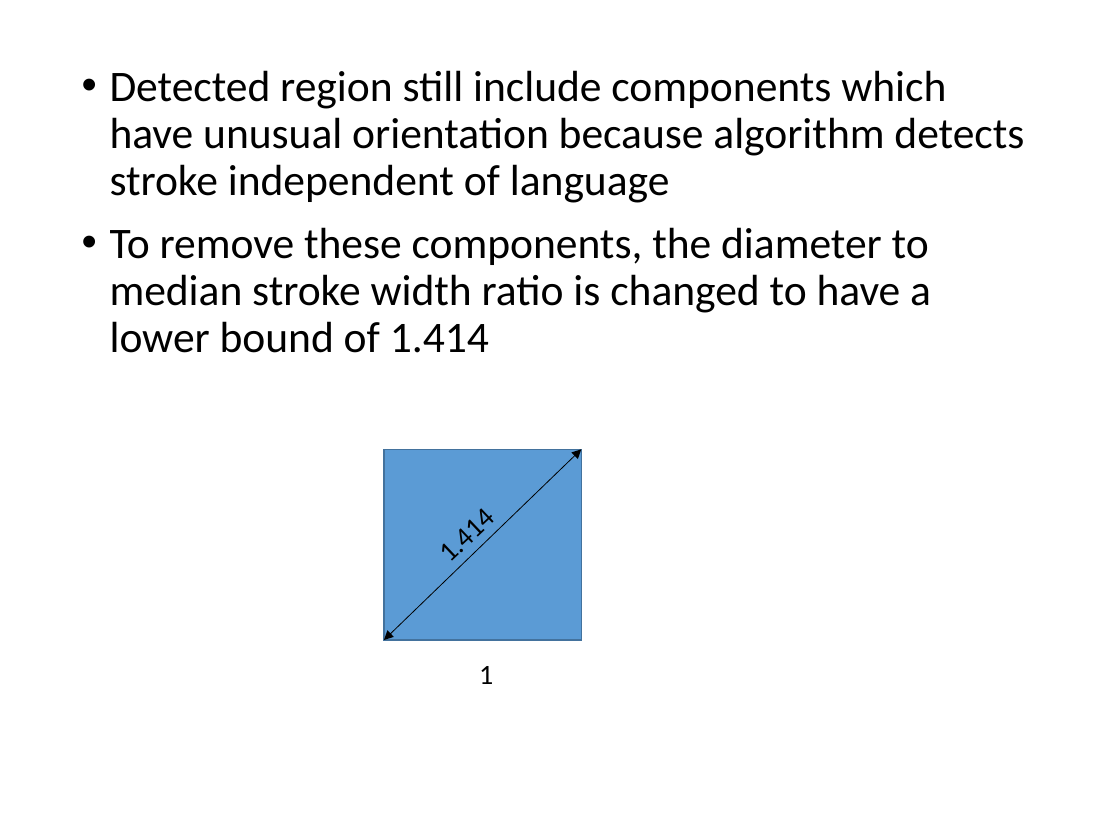
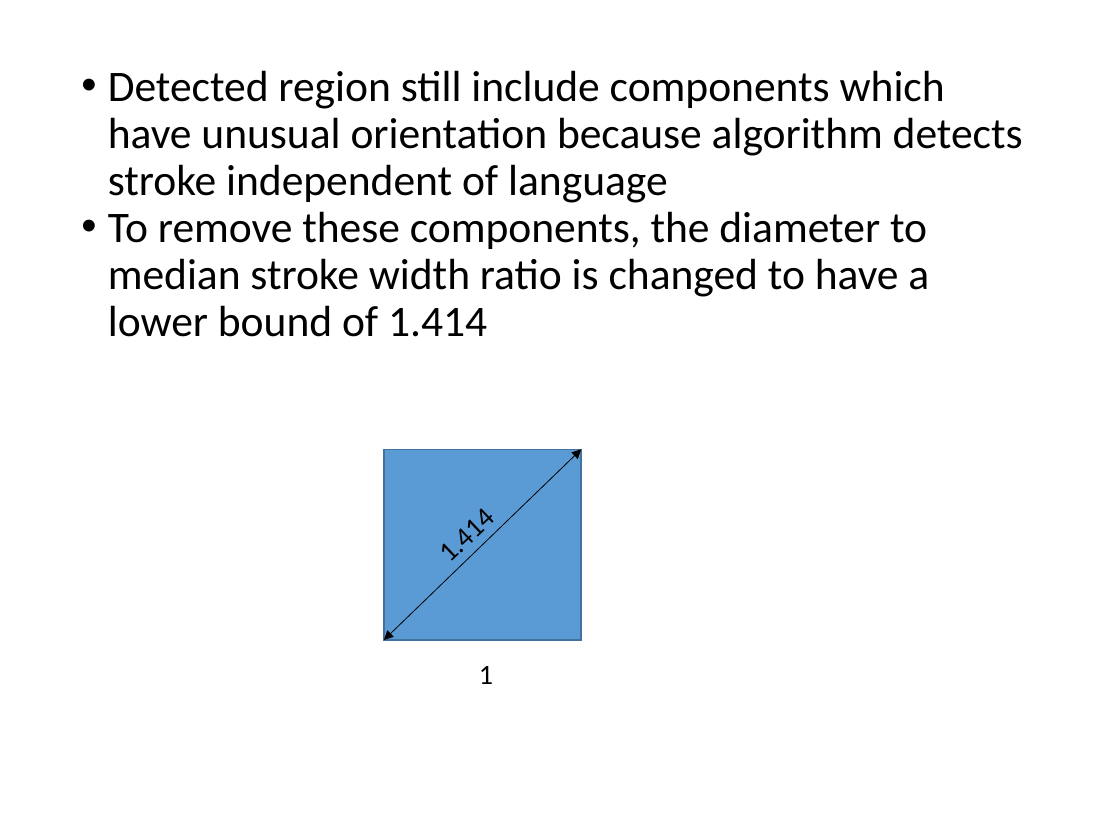
Before and after one commit to ManushGupta/text-detection-swt, a slide deck: slide 40 of OPTICAL-CHARACTER-DETECTION_FINAL.pptx. Drawn at 1120x840 pixels with LibreOffice and Linux fonts; fonts in the diff are those of the drawing. Boxes give left, top, right and bottom in pixels: in the first picture for what was removed or moved away, otherwise in the second. Text is boxed around its words. In the diff, an @@ line names an element or a change of style, - is before the commit and + after.

```diff
--- a/OPTICAL-CHARACTER-DETECTION_FINAL.pptx
+++ b/OPTICAL-CHARACTER-DETECTION_FINAL.pptx
@@ text "Detected region still include components ..." at (108,70,1023,337): indent changed; less space between paragraphs @@
@@ rectangle at (384,449,581,640): outline #43739E 1 pt to #43729D 0.99 pt @@
@@ double arrow (581, 449) - (384, 640): stroke #000000 0.5 pt to #000000 0.51 pt @@
```
Also in this commit, not shown: 33 other slides changed.
